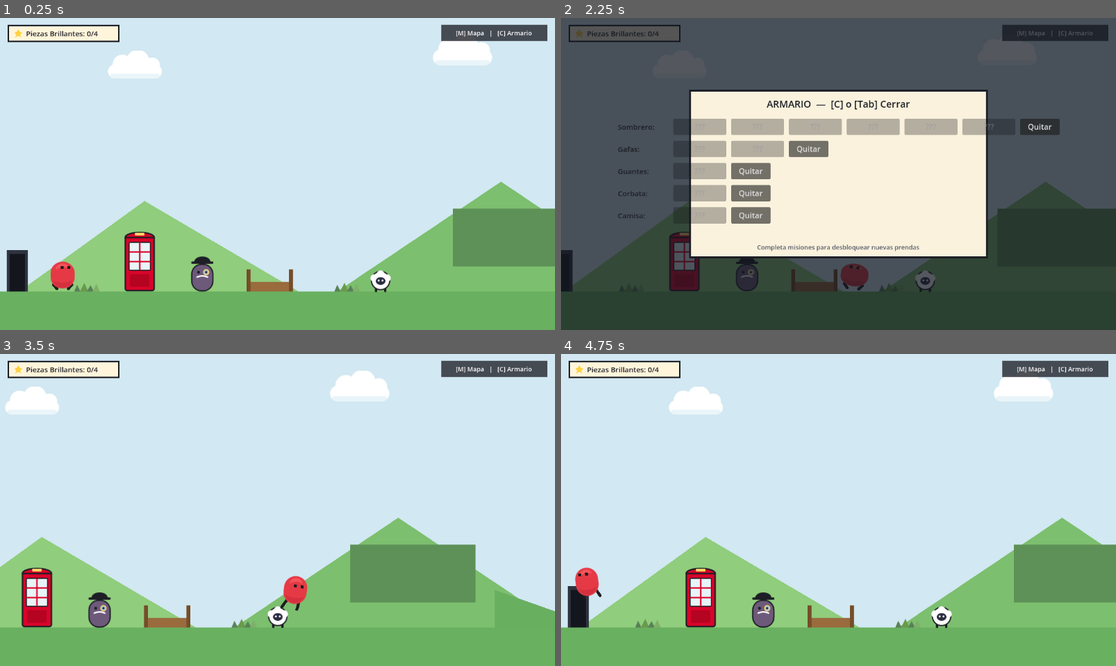
Above: before the commit, frames 1-4 (two rows, left to right).
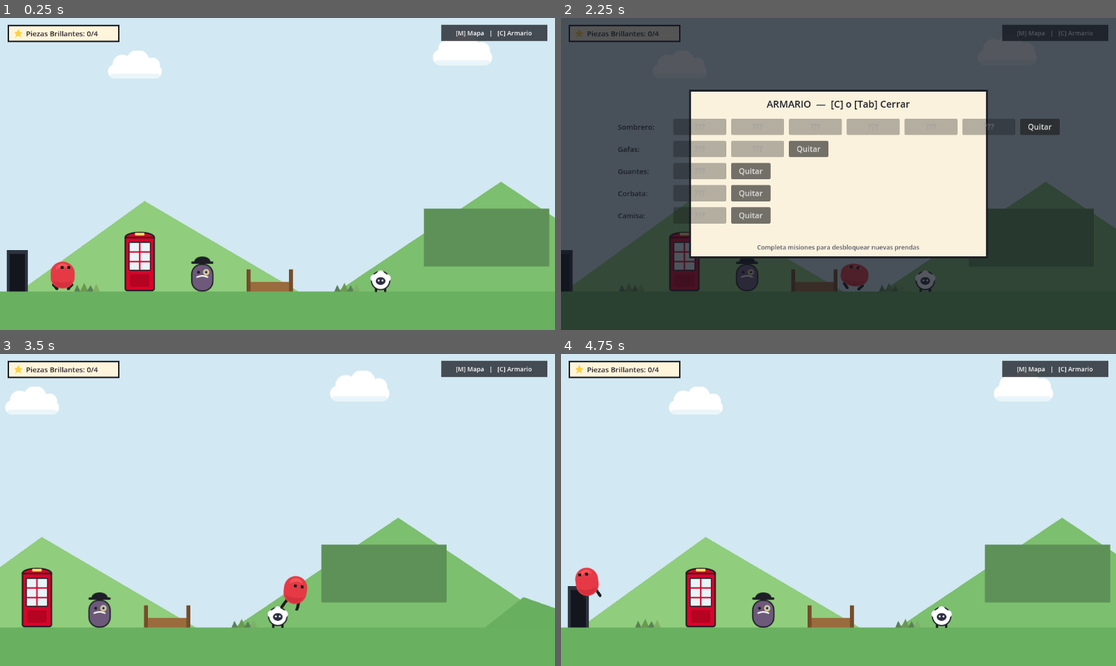
Above: after the commit, the same moments.

Repository: jberrozpe/PikuClon
Game: Godot game, scene res://escenas/nivel_inglaterra.tscn
Two runs of this game, one before a commit and one after it. Both use one fixed random seed, a clock stepped at 60 frames per second and the inputs below. This scene is started directly instead of the project's main scene.
Inputs:
- Up to frame 1 (0.25 s): no input
- Up to frame 2 (2.25 s): tap Enter at 0.5 s; hold S (agacharse) 0.53-1.28 s; hold D (mover_derecha) 0.53-2.03 s; tap W (saltar) at 0.77, 1.52 s; tap E (patada) at 1.35 s; hold A (mover_izquierda) from 2.03 s (still down); tap C at 2.1 s
- Up to frame 3 (3.5 s): tap Space at 2.75 s; release A (mover_izquierda) at 2.78 s; hold D (mover_derecha) from 2.78 s (still down); tap Tab at 2.85 s; tap W (saltar) at 3.02 s
- Up to frame 4 (4.75 s): tap Enter at 3.6 s; tap W (saltar) at 3.77, 4.52 s; release D (mover_derecha) at 4.28 s; hold A (mover_izquierda) from 4.28 s (still down); tap R at 4.35 s

The runs differ from the first frame. In frame 1, 1.2% of the frame differs, in the area x 76-100%, y 61-80%; in frame 2, 0.2%; in frame 3, 2.0%, in the area x 57-100%, y 61-83%; in frame 4, 1.2%.

Commit message:
Fix Inglaterra: ampliar salida del túnel bajo y suavizar la rampa hacia el rizo

Diff:
--- a/PikuClon/escenas/nivel_inglaterra.tscn
+++ b/PikuClon/escenas/nivel_inglaterra.tscn
@@ -185,7 +185,7 @@
 texture = ExtResource("9_oveja")
 
 [node name="TunelBajo" type="StaticBody2D" parent="."]
-position = Vector2(1070, 456)
+position = Vector2(1010, 456)
 
 [node name="CollisionShape2D" type="CollisionShape2D" parent="TunelBajo"]
 shape = SubResource("RectangleShape2D_tunel")
@@ -200,11 +200,11 @@
 [node name="Rampa" type="StaticBody2D" parent="."]
 
 [node name="CollisionPolygon2D" type="CollisionPolygon2D" parent="Rampa"]
-polygon = PackedVector2Array(1240, 568, 1240, 490, 1460, 568)
+polygon = PackedVector2Array(1220, 568, 1300, 505, 1480, 568)
 
 [node name="Visual" type="Polygon2D" parent="Rampa"]
 color = Color(0.411765, 0.690196, 0.376471, 1)
-polygon = PackedVector2Array(1240, 568, 1240, 490, 1460, 568)
+polygon = PackedVector2Array(1220, 568, 1300, 505, 1480, 568)
 
 [node name="RizoCamino" type="Path2D" parent="."]
 position = Vector2(1580, 536)
